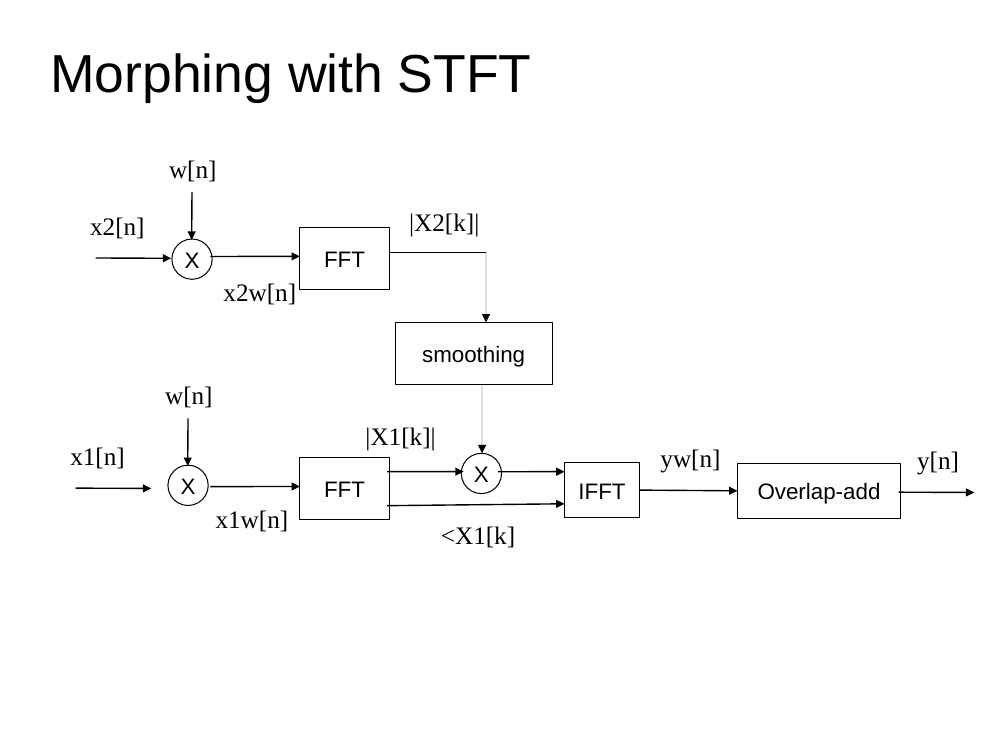
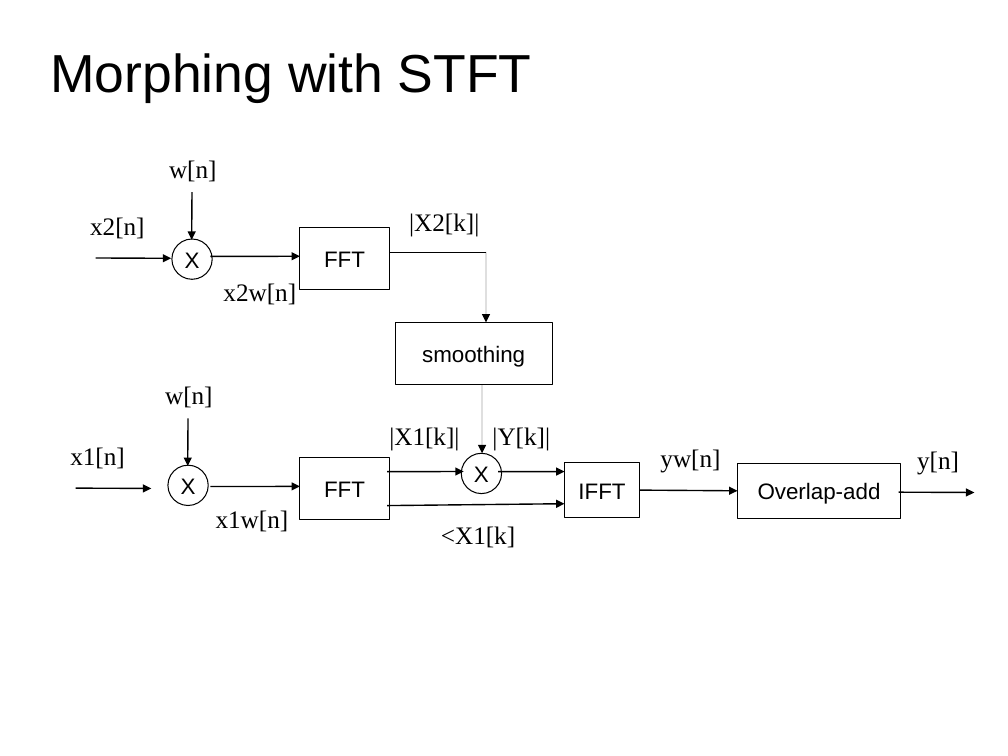
Before and after one commit to MTG/sms-tools, a slide deck: slide 6 of teaching-material/lectures/lect8-Sound-transformations/8-Sound-transformations.odp (slide 7 before the commit). Drawn at 1008x756 pixels with LibreOffice and Linux fonts; fonts in the diff are those of the drawing. Boxes give left, top, right and bottom in pixels: in the first picture for what was removed or moved away, otherwise in the second. Text is boxed around its words. In the diff, an @@ line names an element or a change of style, - is before the commit and + after.

```diff
--- a/teaching-material/lectures/lect8-Sound-transformations/8-Sound-transformations.odp
+++ b/teaching-material/lectures/lect8-Sound-transformations/8-Sound-transformations.odp
@@ text "|X1[k]|": place and size @@
-text "|X1[k]|" at (365, 427, 435, 451)
+text "|X1[k]|" at (389, 427, 459, 451)
@@ text added at (492, 427, 550, 451), 18 pt, text #000000 @@
+|Y[k]|
```
Also in this commit, not shown: 8 other slides changed, 2 slides removed.
